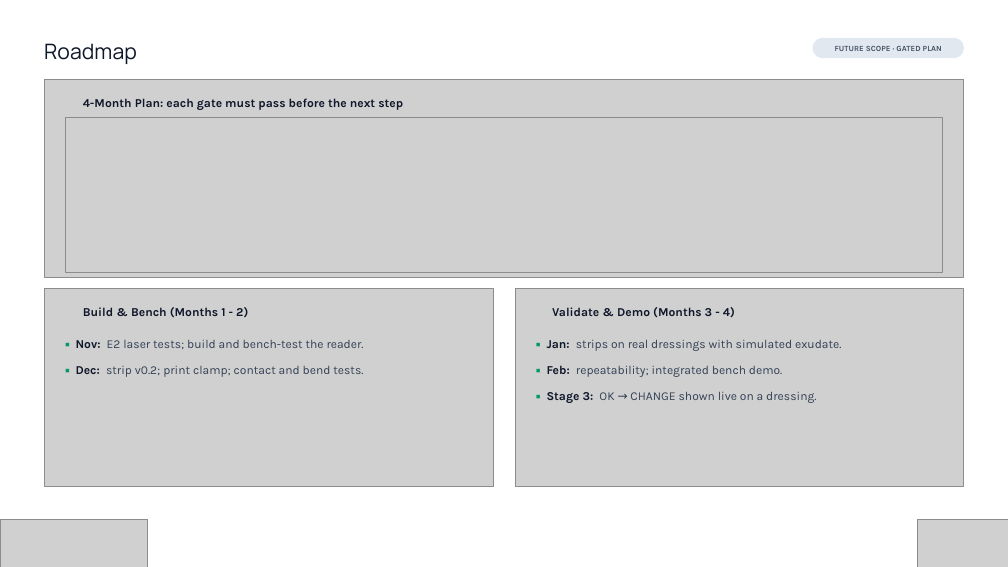
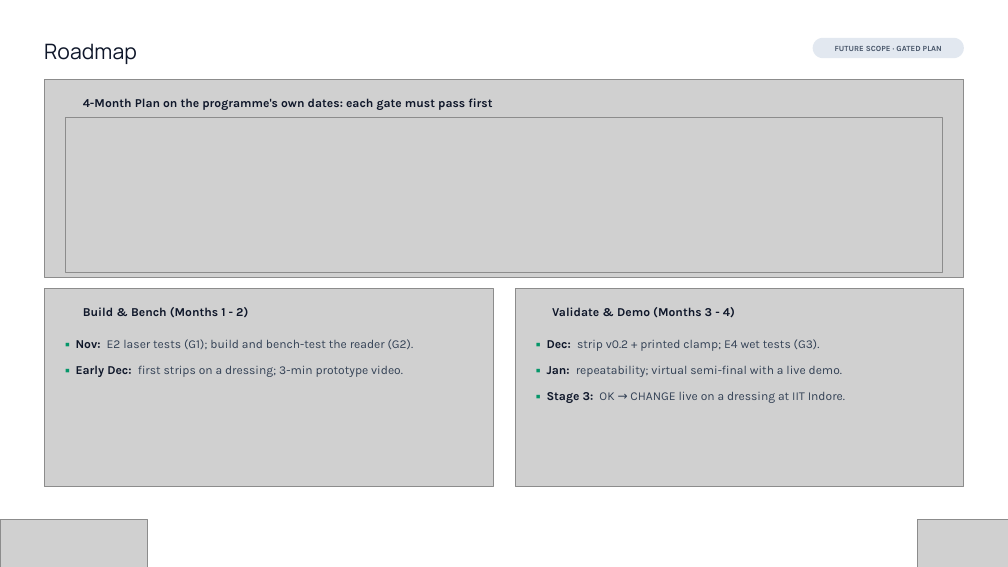
Before and after one commit to soham0777/dermasense-vishwakarma-2026, a slide deck: slide 14 of FINAL_SUBMISSION/Vishwakarma_Stage2_Final.pptx. Drawn at 1008x567 pixels with LibreOffice and Linux fonts; fonts in the diff are those of the drawing; grey boxes stand for pictures; background and template pictures are left out. Boxes give left, top, right and bottom in pixels: in the first picture for what was removed or moved away, otherwise in the second. Text is boxed around its words. In the diff, an @@ line names an element or a change of style, - is before the commit and + after.

Commit message:
Stage 2 gap review: checklist, roadmap on programme dates, BLE broadcast
Full review of every folder against the official template, the organiser's
email and website, and the Stage 1 proposal (STAGE2_CHECKLIST.md).

Deck (QA: 18 slides, 0 issues; ~104 words per content slide):
- Roadmap moved onto the programme's dates: prototype video early Dec,
  January semi-final, IIT Indore finale 26 Jan - 1 Feb (D-014)
- Before state: cited time (18 min/visit) and cost (Rs 240-510/dressing)
- After state: "up to 44.9 %" and strip payback, labelled projections
- BOM in the template's table form; 3 prices quoted 19 Oct
- Prior art: ALLEVYN LIFE visual change indicator; Stage 1 Kapton
  "medical-grade" claim corrected; 15 references

Firmware: Bluetooth LE state broadcast (ble_beacon.h) for the Remote
Monitoring sub-theme (D-015). Compiles with 0 warnings (650,349 bytes);
23 compile-time + 16 PC tests pass; bench step T11 added. Not yet run
on hardware.

Records: D-012 written down; stale decisions marked superseded; E1/E3
names replaced by E2/E4; BOM totals consistent; 5 sources added.

```diff
--- a/FINAL_SUBMISSION/Vishwakarma_Stage2_Final.pptx
+++ b/FINAL_SUBMISSION/Vishwakarma_Stage2_Final.pptx
@@ text at (x1=83, y1=98, x2=492, y2=110): text changed @@
-4-Month Plan: each gate must pass before the next step
+4-Month Plan on the programme's own dates: each gate must pass first
@@ text at (x1=76, y1=339, x2=414, y2=377): text changed @@
-▪ Nov: E2 laser tests; build and bench-test the reader.
-▪ Dec: strip v0.2; print clamp; contact and bend tests.
+▪ Nov: E2 laser tests (G1); build and bench-test the reader (G2).
+▪ Early Dec: first strips on a dressing; 3-min prototype video.
@@ text at (x1=547, y1=339, x2=845, y2=403): text changed @@
-▪ Jan: strips on real dressings with simulated exudate.
-▪ Feb: repeatability; integrated bench demo.
-▪ Stage 3: OK → CHANGE shown live on a dressing.
+▪ Dec: strip v0.2 + printed clamp; E4 wet tests (G3).
+▪ Jan: repeatability; virtual semi-final with a live demo.
+▪ Stage 3: OK → CHANGE live on a dressing at IIT Indore.
```
Also in this commit, not shown: 9 other slides changed, 36 other files.
